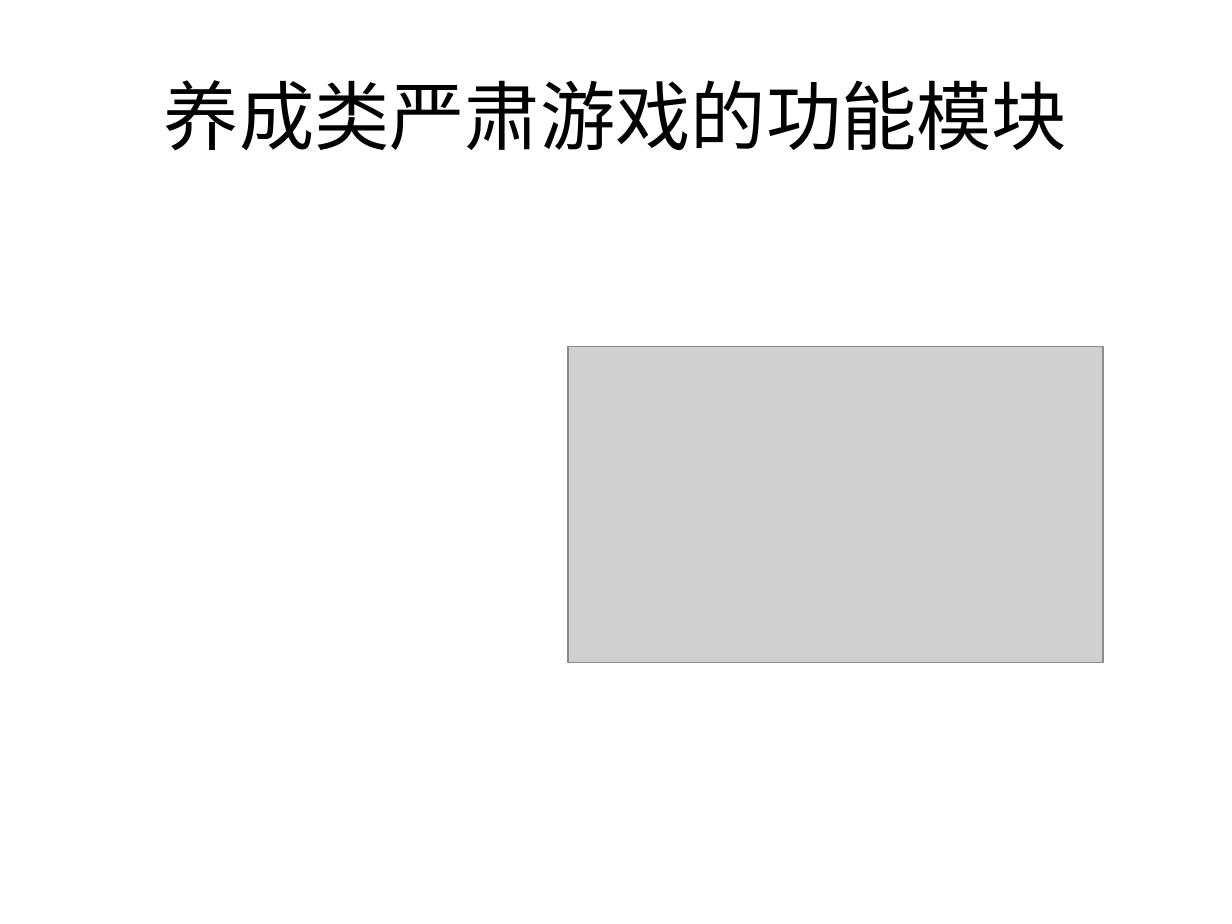
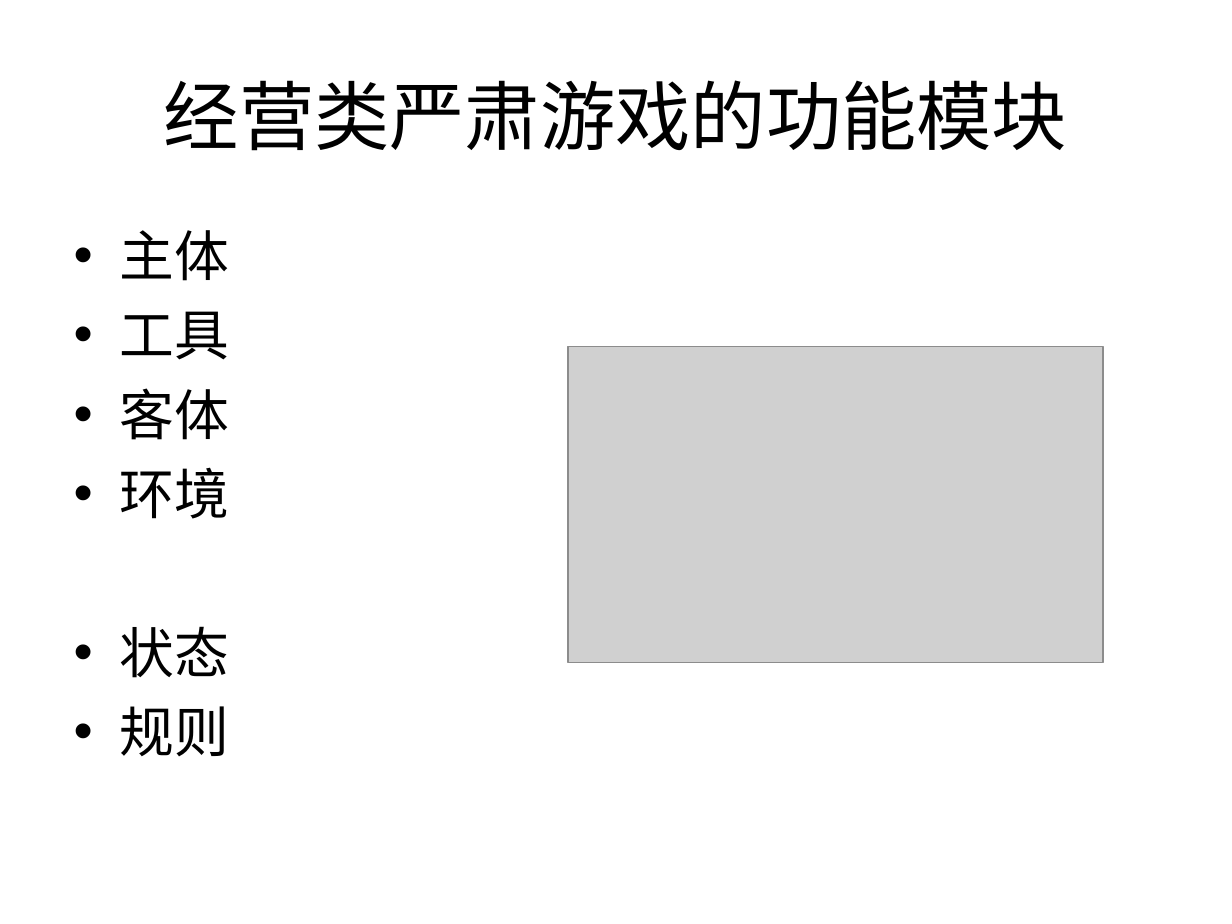
Before and after one commit to Nookleptia/qianmen3d, a slide deck: slide 11 of 毕设文件/毕设提纲.ppt. Drawn at 1232x924 pixels with LibreOffice and Linux fonts; fonts in the diff are those of the drawing; grey boxes stand for pictures. Boxes give left, top, right and bottom in pixels: in the first picture for what was removed or moved away, otherwise in the second. Text is boxed around its words. In the diff, an @@ line names an element or a change of style, - is before the commit and + after.

```diff
--- a/毕设文件/毕设提纲.ppt
+++ b/毕设文件/毕设提纲.ppt
@@ title at (164, 80, 1067, 151): text changed @@
-养成类严肃游戏的功能模块
+经营类严肃游戏的功能模块
@@ text added at (120, 230, 230, 756), 32 pt, text #000000 @@
+• 主体
+• 工具
+• 客体
+• 环境
+• 状态
+• 规则
```
Also in this commit, not shown: 13 other slides changed, 2 other files.
